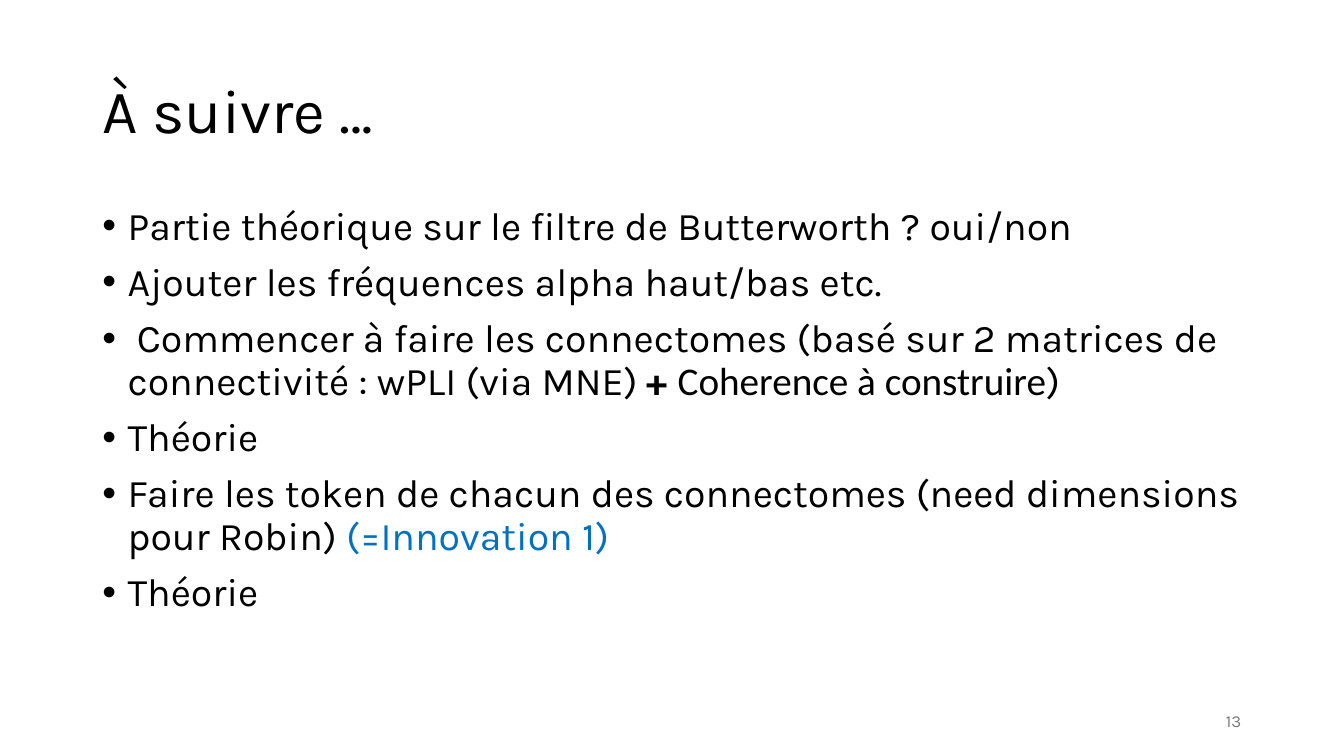
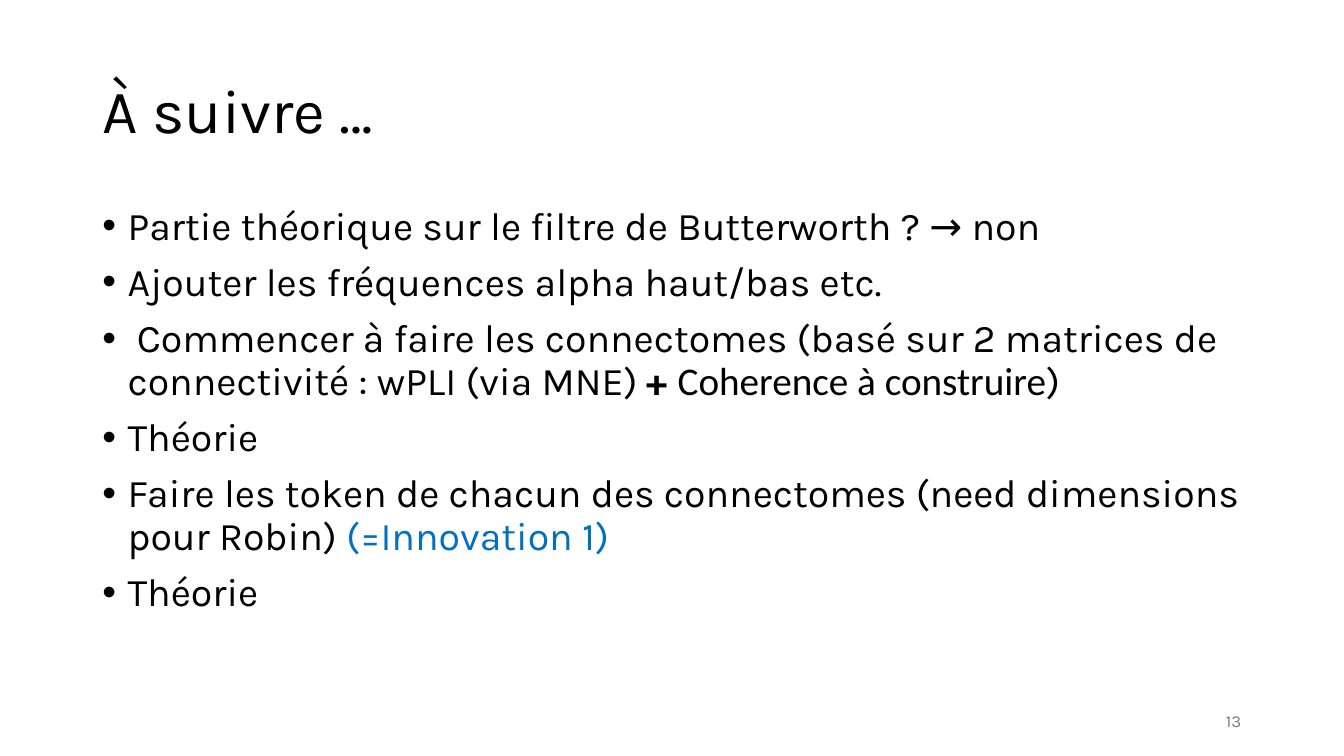
Before and after one commit to robinguiavarch/XAIGUIFORMER_MLReproducibility, a slide deck: slide 13 of reunions/XAIGUIFORMER_reu1.pptx. Drawn at 1344x756 pixels with LibreOffice and Linux fonts; fonts in the diff are those of the drawing. Boxes give left, top, right and bottom in pixels: in the first picture for what was removed or moved away, otherwise in the second. Text is boxed around its words. In the diff, an @@ line names an element or a change of style, - is before the commit and + after.

```diff
--- a/reunions/XAIGUIFORMER_reu1.pptx
+++ b/reunions/XAIGUIFORMER_reu1.pptx
@@ text at (x1=128, y1=210, x2=1041, y2=250): text changed @@
-• Partie théorique sur le filtre de Butterworth ? oui/non
+• Partie théorique sur le filtre de Butterworth ? → non
```
Also in this commit, not shown: 1 other slide changed, 2 slides added, 1 slide removed, 2 other files.
